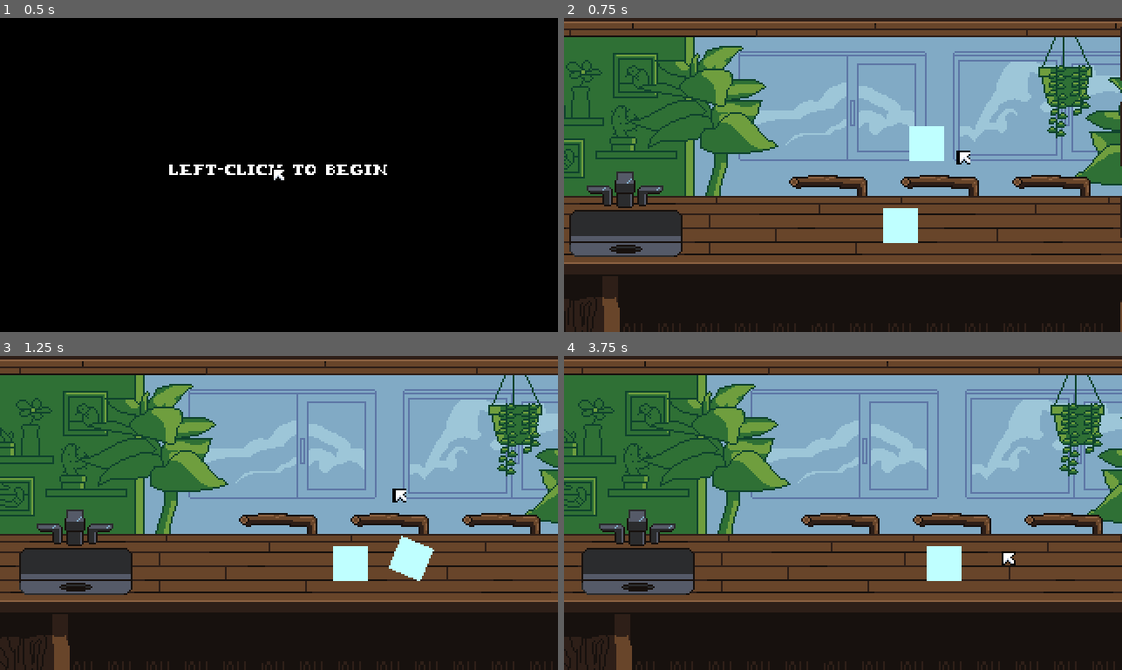
Above: before the commit, frames 1-4 (two rows, left to right).
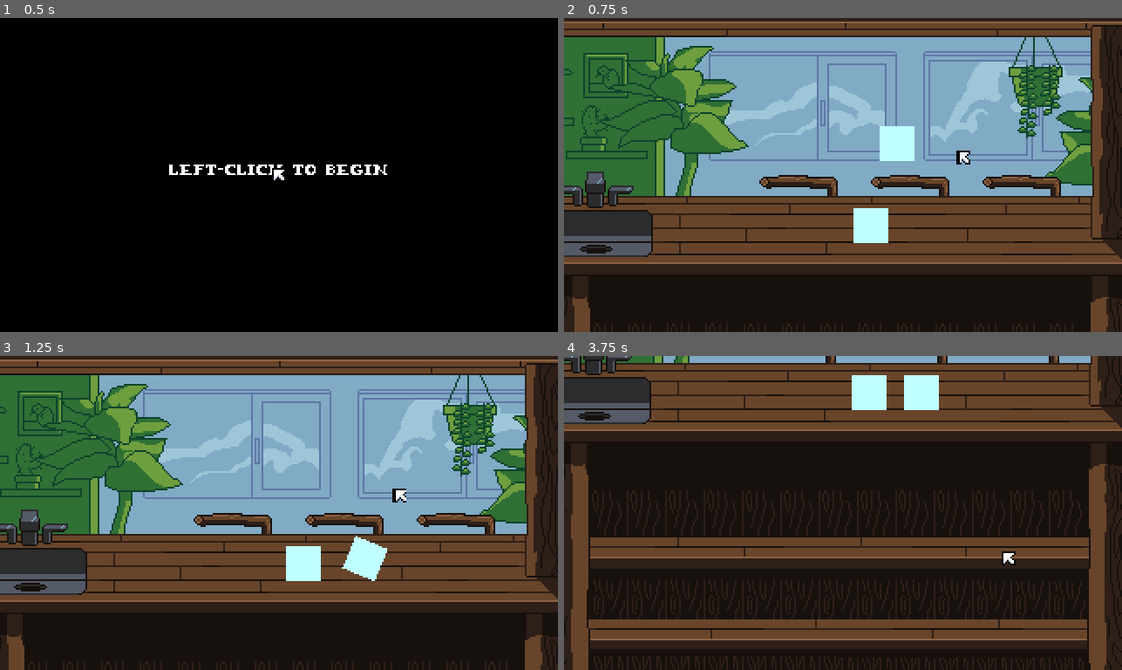
Above: after the commit, the same moments.

Repository: SophieM701/BirdGame
Game: Godot game, scene res://scenes/Stages/sta_menu.tscn
Two runs of this game, one before a commit and one after it. Both use one fixed random seed, a clock stepped at 60 frames per second and the inputs below.
Inputs (mouse positions are in pixels of both pictures, inside the frame that each line leads up to):
- Up to frame 1 (0.5 s): no input
- Up to frame 2 (0.75 s): tap Enter at 0.5 s; move the mouse to (965, 159) at 0.52 s; press the mouse at (965, 159) at 0.53 s
- Up to frame 3 (1.25 s): no input
- Up to frame 4 (3.75 s): move the mouse to (976, 560) at 1.27 s; release the mouse at (976, 560) at 1.28 s; click (976, 560) at 1.35 s; tap Space at 2 s; move the mouse to (915, 563) at 2.02 s; press the mouse at (915, 563) at 2.03 s; tap Enter at 2.75 s; move the mouse to (876, 613) at 2.77 s; release the mouse at (876, 613) at 2.78 s; click (876, 613) at 2.85 s; move the mouse to (1010, 560) at 3.52 s; press the mouse at (1010, 560) at 3.53 s

Frame 1 is identical in both runs. In frame 2, 27% of the frame differs, in the area x 0-100%, y 1-100%; in frame 3, 30%; in frame 4, 76%, in the area x 0-100%, y 0-100%.

Commit message:
THE CAMERA IS GOOD ENOUGH FOR NOW

Diff:
--- a/scenes/Stages/Camera.gd
+++ b/scenes/Stages/Camera.gd
@@ -16,7 +16,7 @@
 func _process(delta):
 
 	# Follow cursor
-	position.x = (-pow((180-cursor.global_position.x), 3))/100000
+	position.x  = cursor.global_position.x/9
 
 	# Bahavior based on cameraState
 	match cameraState:
Not shown, added: Assets/Sounds/music/Ambient Music 1.mp3.import
Not shown, added: Assets/Sounds/music/Ambient Music 2.mp3.import
Not shown, added: Assets/Sounds/sou.wooshdown.mp3.import
Not shown, added: Assets/Sounds/sou.wooshup.mp3.import
Not shown, added: Assets/Sprites/Ingredients/spr_lime_holder.png.import
Not shown, added: Assets/Sprites/Ingredients/spr_lime_individual.png.import
Not shown, added: Assets/Sprites/Ingredients/spr_simpleSyrup.png.import
Not shown, added: Assets/Sprites/Ingredients/spr_tonicWater.png.import
Not shown, added: Assets/Sprites/Ingredients/spr_vodka_closed.png.import
Not shown, added: Assets/Sprites/Ingredients/spr_vodka_open.png.import
Not shown, added: Assets/Sprites/Ingredients/spr_worm_holder.png.import
Not shown, added: Assets/Sprites/Ingredients/spr_worm_individual.png.import
